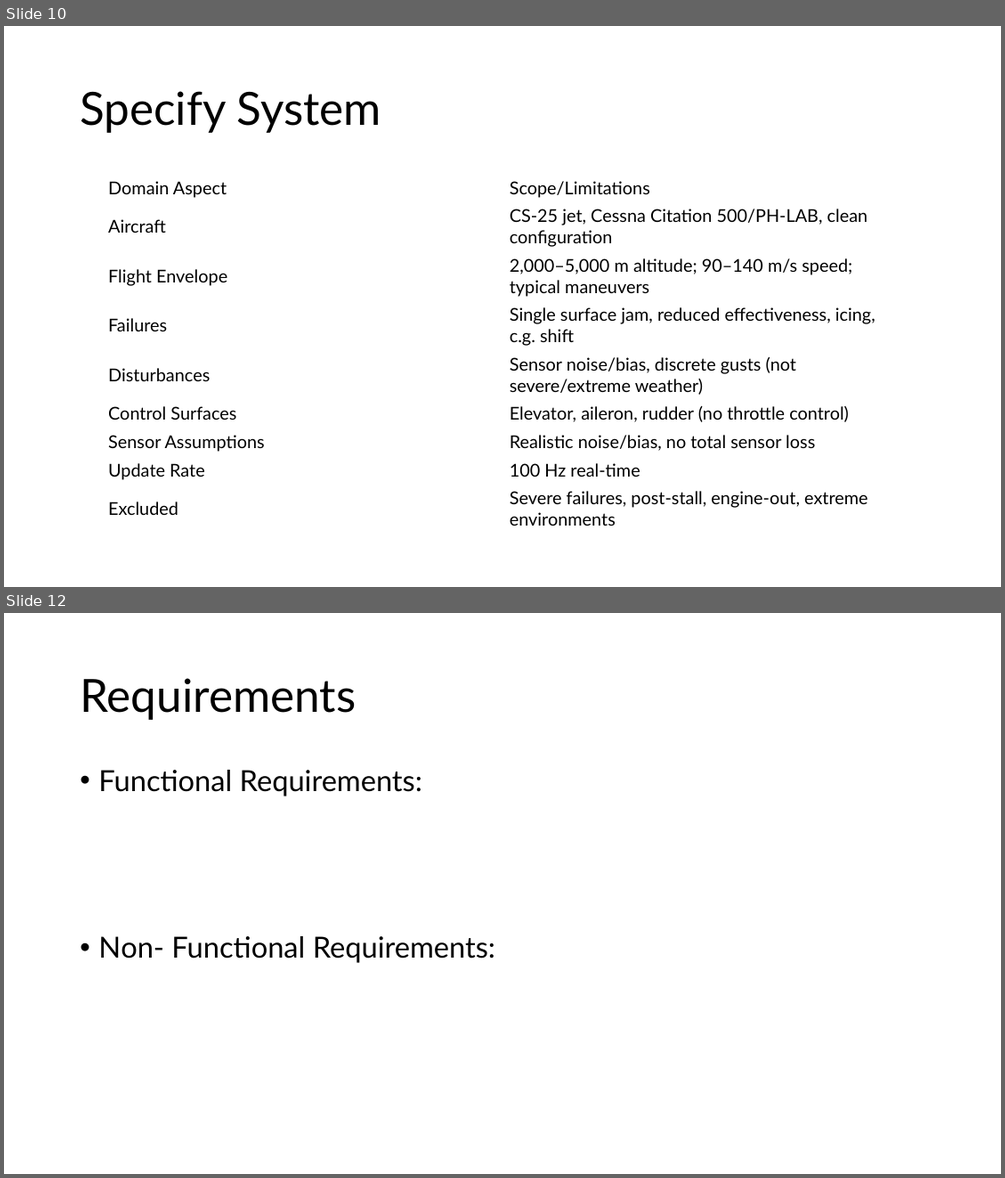
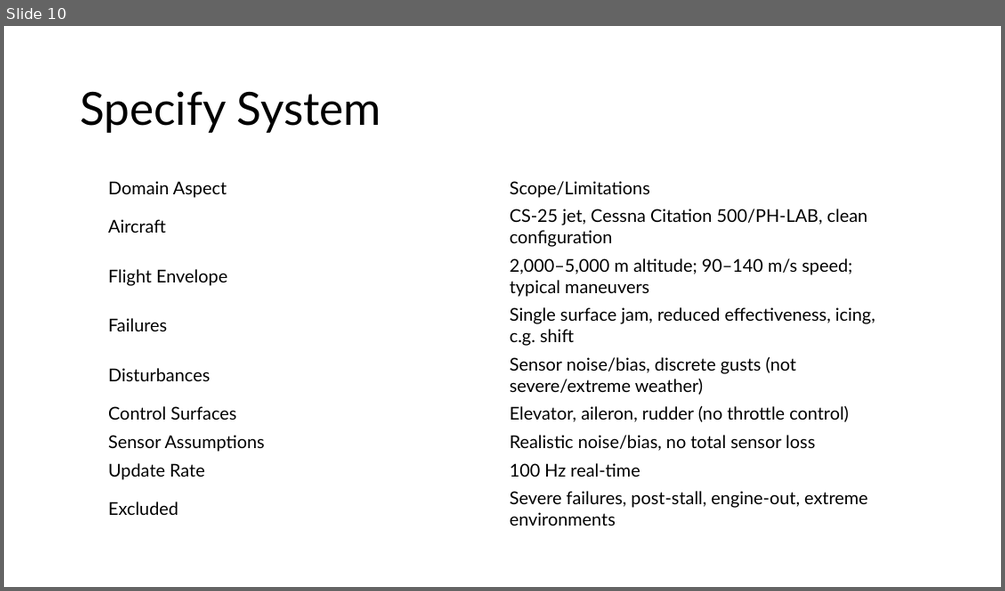
Before and after one commit to Niels149/AIASFault, a slide deck: AIASPres.pptx. Shown one above the other, each under a label of ours: slides 10 and 12 before the commit, slide 10 after it; the slides between them are not shown. The pictures are 1005x1178 and 1005x591 pixels, drawn with LibreOffice and Linux fonts; fonts in the diff are those of the drawing. Boxes give left, top, right and bottom in pixels: in the first picture for what was removed or moved away, otherwise in the second. Text is boxed around its words. In the diff, an @@ line names an element or a change of style, - is before the commit and + after.

```diff
--- a/AIASPres.pptx
+++ b/AIASPres.pptx
@@ slide 12 removed at [4, 613, 1001, 1174], background #FFFFFF @@
@@ title removed at [80, 678, 356, 720] @@
-Requirements
@@ text removed at [98, 770, 495, 963] @@
-• Functional Requirements:
-• Non- Functional Requirements:
```
Also in this commit, not shown: 2 slides changed, 1 slide added, 2 other slides removed.
